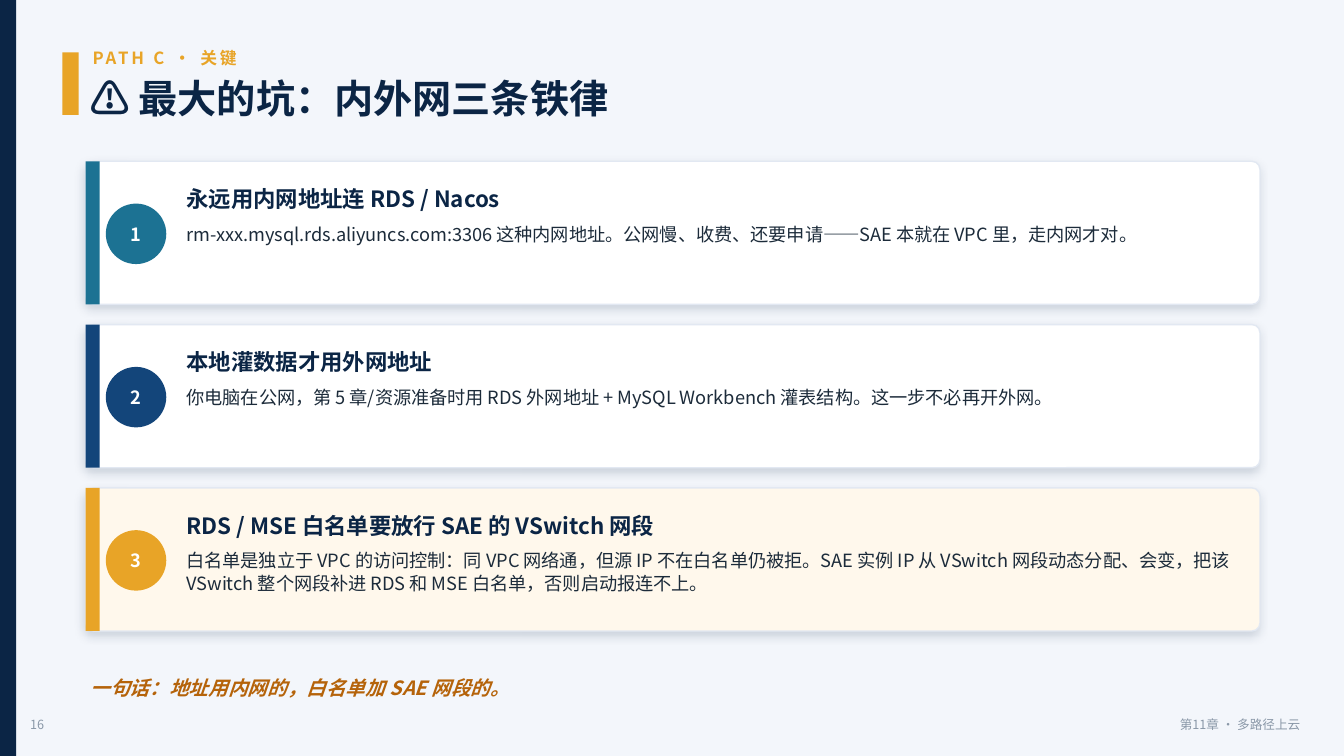
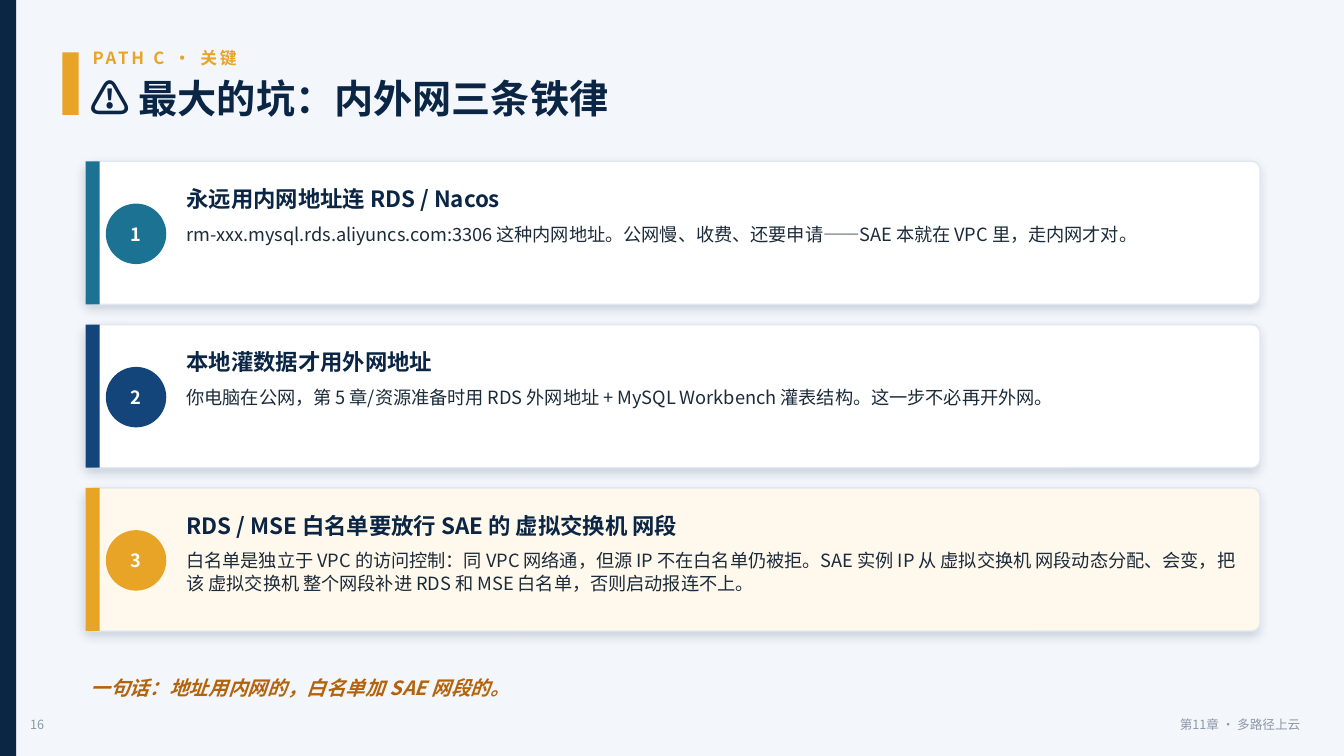
Before and after one commit to coffeeliuwei/cloudnativeapp, a slide deck: slide 17 of deck/第11章-上云部署-课件.pptx. Drawn at 1344x756 pixels with LibreOffice and Linux fonts; fonts in the diff are those of the drawing. Boxes give left, top, right and bottom in pixels: in the first picture for what was removed or moved away, otherwise in the second. Text is boxed around its words. In the diff, an @@ line names an element or a change of style, - is before the commit and + after.

```diff
--- a/deck/第11章-上云部署-课件.pptx
+++ b/deck/第11章-上云部署-课件.pptx
@@ text at (x1=186, y1=515, x2=677, y2=536): text changed @@
-RDS / MSE 白名单要放行 SAE 的 VSwitch 网段
+RDS / MSE 白名单要放行 SAE 的 虚拟交换机 网段
@@ text at (x1=186, y1=551, x2=1236, y2=592): text changed @@
-白名单是独立于 VPC 的访问控制：同 VPC 网络通，但源 IP 不在白名单仍被拒。SAE 实例 IP 从 VSwitch 网段动态分配、会变，把该 VSwitch 整个网段补进 RDS 和 MSE 白名单，否则启动报连不上。
+白名单是独立于 VPC 的访问控制：同 VPC 网络通，但源 IP 不在白名单仍被拒。SAE 实例 IP 从 虚拟交换机 网段动态分配、会变，把该 虚拟交换机 整个网段补进 RDS 和 MSE 白名单，否则启动报连不上。
```
Also in this commit, not shown: 16 other slides changed, 3 other files.
